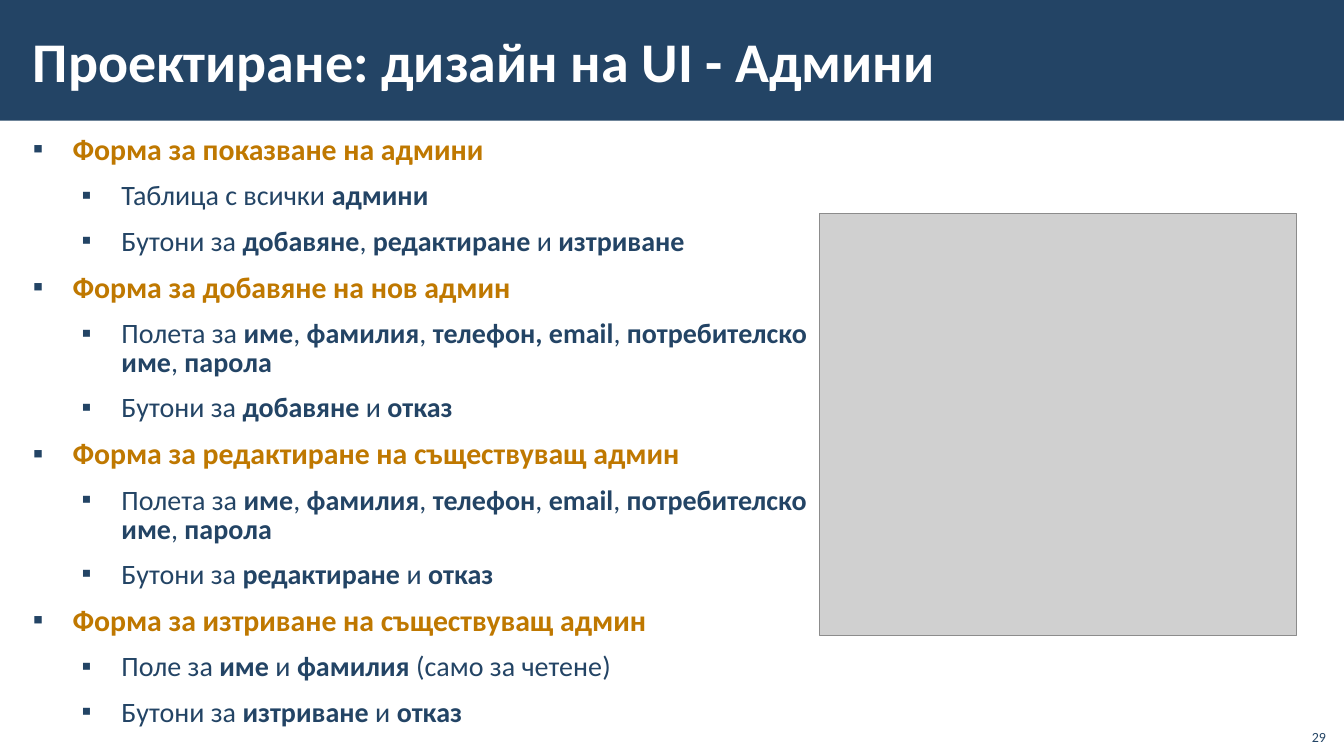
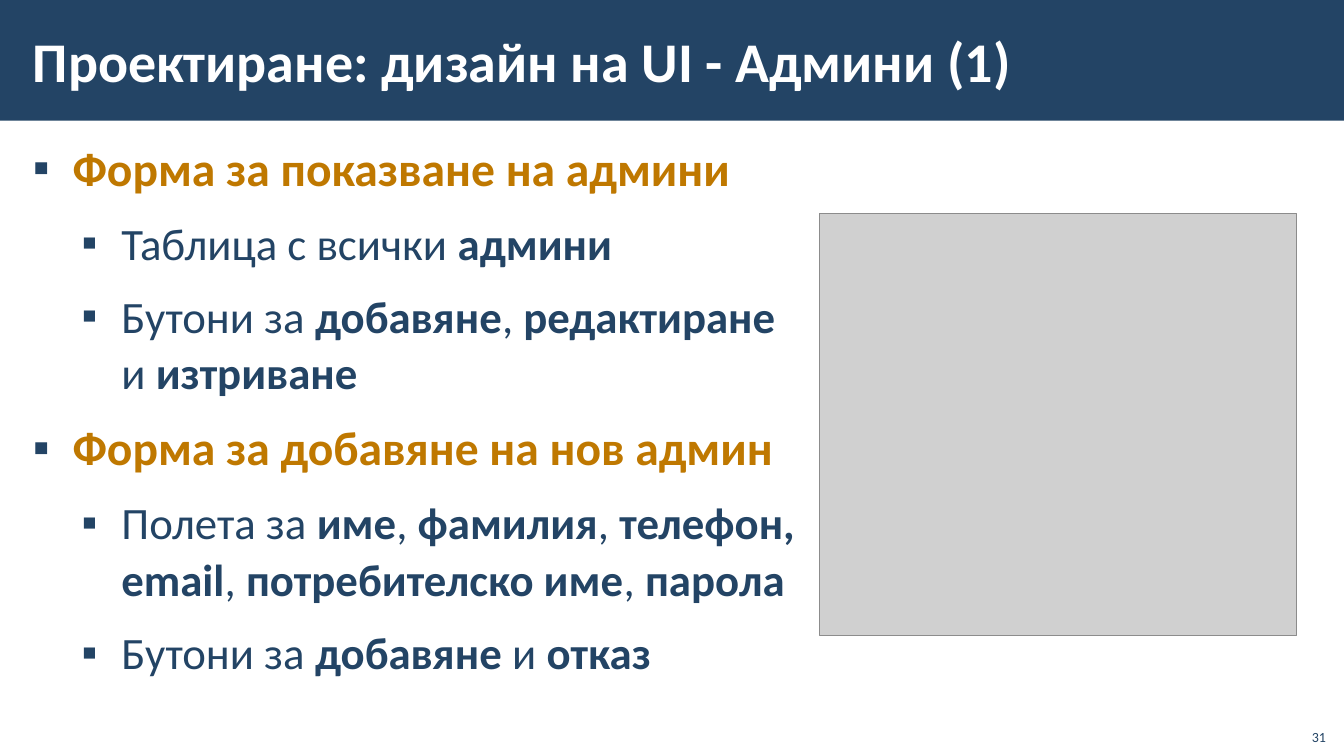
Before and after one commit to BG-IT-Edu/School-Programming, a slide deck: slide 31 of Courses/Software-Sciences/Module-4-Information-Systems-New/09-Lifecycle-of-Information-System/09-Lifecycle-of-Information-System.pptx (slide 29 before the commit). Drawn at 1344x756 pixels with LibreOffice and Linux fonts; fonts in the diff are those of the drawing; grey boxes stand for pictures; background and template pictures are left out. Boxes give left, top, right and bottom in pixels: in the first picture for what was removed or moved away, otherwise in the second. Text is boxed around its words. In the diff, an @@ line names an element or a change of style, - is before the commit and + after.

```diff
--- a/Courses/Software-Sciences/Module-4-Information-Systems-New/09-Lifecycle-of-Information-System/09-Lifecycle-of-Information-System.pptx
+++ b/Courses/Software-Sciences/Module-4-Information-Systems-New/09-Lifecycle-of-Information-System/09-Lifecycle-of-Information-System.pptx
@@ title at <box>33,40,1010,91</box>: text changed @@
-Проектиране: дизайн на UI - Админи
+Проектиране: дизайн на UI - Админи (1)
@@ text "Форма за показване на админи" at <box>73,154,794,677</box>: size 21.2 to 34 pt in "Форма за показване на админи", "Форма за добавяне на нов админ"; size 20 to 32 pt in "Таблица с всички админи", "Бутони за добавяне, редактиране и изтриване", "Полета за име, фамилия, телефон, email, потребителско ...", "Бутони за добавяне и отказ"; line spacing 0.85 to 1.05 @@
@@ text at <box>73,444,807,727</box>: paragraphs removed @@
-▪ Форма за редактиране на съществуващ админ
-  ▪ Полета за име, фамилия, телефон, email, потребителско име, парола
-  ▪ Бутони за редактиране и отказ
-▪ Форма за изтриване на съществуващ админ
-  ▪ Поле за име и фамилия (само за четене)
-  ▪ Бутони за изтриване и отказ
@@ page number at <box>1312,733,1326,742</box>: text changed @@
-29
+31
```
Also in this commit, not shown: 9 other slides changed, 3 slides added.
